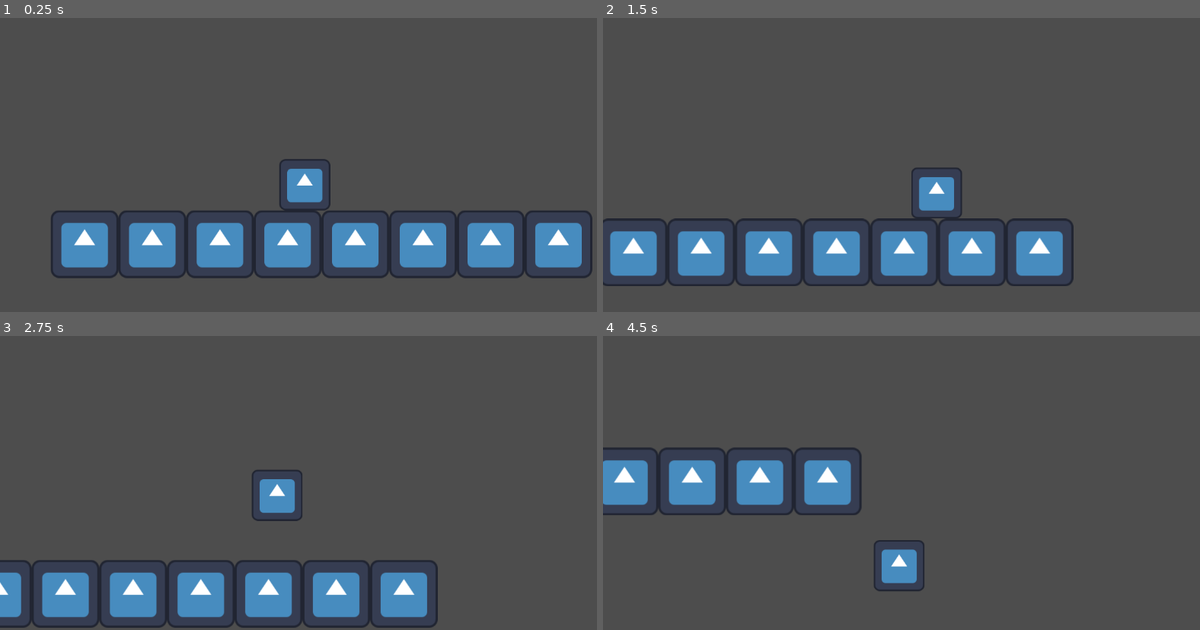
Above: before the commit, frames 1-4 (two rows, left to right).
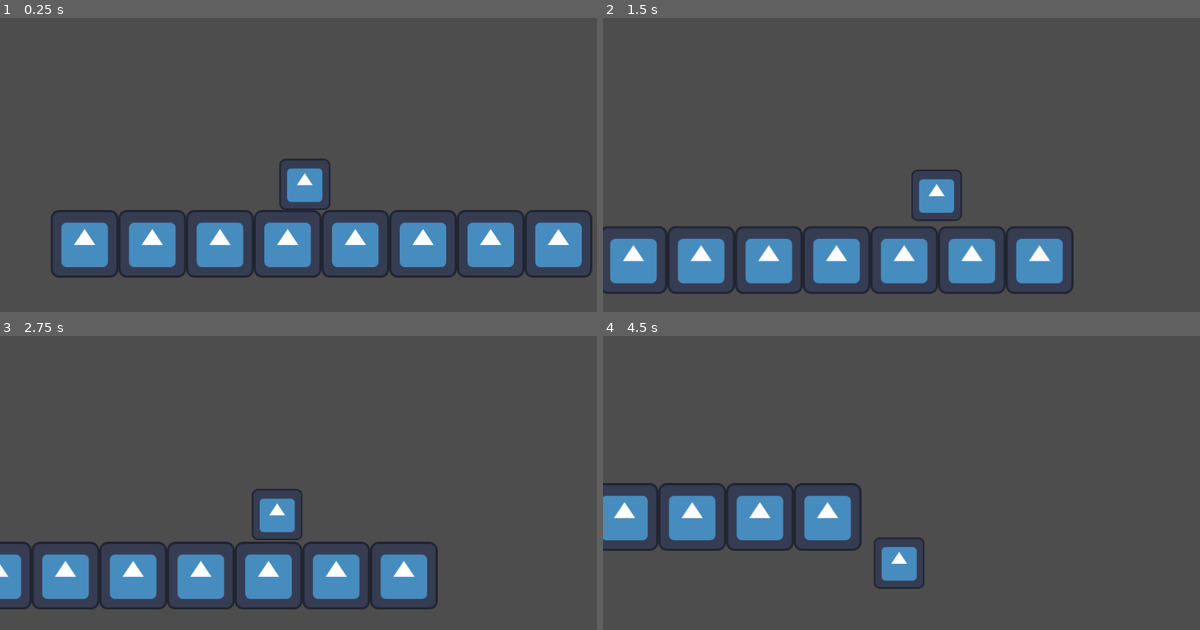
Above: after the commit, the same moments.

Repository: Alafandri/Soulful
Game: Godot game, scene res://Scenes/main.tscn
Same seed, same stepped clock (60 frames per second), same inputs: the game is played once before the commit and once after it. Before the commit the project has no main scene; this scene is started directly in both runs. The engine's default icon, where the game draws it, is replaced by a stand-in: a white triangle on a blue panel in a dark square.
Inputs (mouse positions are in pixels of both pictures, inside the frame that each line leads up to):
- Up to frame 1 (0.25 s): no input
- Up to frame 2 (1.5 s): tap Enter at 0.5 s; move the mouse to (1038, 123) at 0.52 s; hold D (Right) from 0.53 s (still down); tap Space (Jump) at 0.6, 0.77, 1.07 s; click (1038, 123) at 0.67 s; move the mouse to (788, 159) at 1.27 s; tap Alt at 1.35 s
- Up to frame 3 (2.75 s): tap Space (Jump) at 1.52, 1.55, 1.82, 2.3 s; move the mouse to (364, 383) at 2.02 s; release D (Right) at 2.03 s; hold A (Left) from 2.03 s (still down); tap Shift at 2.1 s
- Up to frame 4 (4.5 s): move the mouse to (877, 527) at 2.77 s; release A (Left) at 2.78 s; hold D (Right) 2.78-4.28 s; tap Space (Jump) at 2.85, 3.02, 3.32, 3.77, 3.8, 4.07 s; click (877, 527) at 2.92 s; move the mouse to (1092, 509) at 3.52 s; tap Alt at 3.6 s; move the mouse to (722, 406) at 4.27 s; hold A (Left) from 4.28 s (still down); tap Shift at 4.35 s

The runs differ from the first frame. In frame 1, 0.7% of the frame differs, in the area x 9-99%, y 51-89%; in frame 2, 6.9%; in frame 3, 11%, in the area x 0-74%, y 45-100%; in frame 4, 9.7%.

Commit message:
Controls
Made characters controls better

Diff:
--- /dev/null
+++ b/Code/player.gd
@@ -0,0 +1,44 @@
+extends CharacterBody2D
+
+const SPEED = 300.0
+const JUMP_VELOCITY = -600.0
+
+const JUMP_BUFFER_TIME = 0.1
+var jump_buffer_timer = 0.0
+
+@onready var sprite = $Sprite2D
+
+const FALL_GRAVITY := 2000.0
+
+func get_custom_gravity(current_velocity: Vector2) -> float:
+	if current_velocity.y < 0:
+		return get_gravity().y
+	return FALL_GRAVITY
+
+func _physics_process(delta: float) -> void:
+	var direction := Input.get_axis("Left", "Right")
+
+	if direction != 0:
+		sprite.flip_h = direction < 0
+
+	if not is_on_floor():
+		velocity.y += get_custom_gravity(velocity) * delta
+
+	if Input.is_action_just_released("Jump") and velocity.y < 0:
+		velocity.y = JUMP_VELOCITY / 4
+
+	if Input.is_action_just_pressed("Jump"):
+		jump_buffer_timer = JUMP_BUFFER_TIME
+	else:
+		jump_buffer_timer -= delta
+
+	if is_on_floor() and jump_buffer_timer > 0:
+		velocity.y = JUMP_VELOCITY
+		jump_buffer_timer = 0.0
+
+	if direction != 0:
+		velocity.x = direction * SPEED
+	else:
+		velocity.x = move_toward(velocity.x, 0, SPEED)
+
+	move_and_slide()
--- a/Objects/player.gd
+++ /dev/null
@@ -1,25 +0,0 @@
-extends CharacterBody2D
-
-
-const SPEED = 300.0
-const JUMP_VELOCITY = -400.0
-
-
-func _physics_process(delta: float) -> void:
-	# Add the gravity.
-	if not is_on_floor():
-		velocity += get_gravity() * delta
-
-	# Handle jump.
-	if Input.is_action_just_pressed("Jump") and is_on_floor():
-		velocity.y = move_toward(JUMP_VELOCITY, 1, delta)
-
-	# Get the input direction and handle the movement/deceleration.
-	# As good practice, you should replace UI actions with custom gameplay actions.
-	var direction := Input.get_axis("Left", "Right")
-	if direction:
-		velocity.x = direction * SPEED
-	else:
-		velocity.x = move_toward(velocity.x, 0, SPEED)
-
-	move_and_slide()
--- a/Objects/player.tscn
+++ b/Objects/player.tscn
@@ -1,6 +1,6 @@
 [gd_scene format=3 uid="uid://cwcw53j1j2g3"]
 
-[ext_resource type="Script" uid="uid://ewxk2tt6b44n" path="res://Objects/player.gd" id="1_3y5cq"]
+[ext_resource type="Script" uid="uid://ewxk2tt6b44n" path="res://Code/player.gd" id="1_3y5cq"]
 [ext_resource type="Texture2D" uid="uid://c516xb6tt4jvb" path="res://Art/icon.svg" id="1_4flbx"]
 
 [sub_resource type="RectangleShape2D" id="RectangleShape2D_g4v7s"]
--- a/project.godot
+++ b/project.godot
@@ -11,8 +11,9 @@
 [application]
 
 config/name="PlatformerGameProject"
+run/main_scene="uid://doj4jxk4d2y81"
 config/features=PackedStringArray("4.6", "Forward Plus")
-config/icon="res://icon.svg"
+config/icon="res://Art/icon.svg"
 
 [display]
 
Renamed: Objects/player.gd.uid -> Code/player.gd.uid
Not shown, added: Other/README.md
